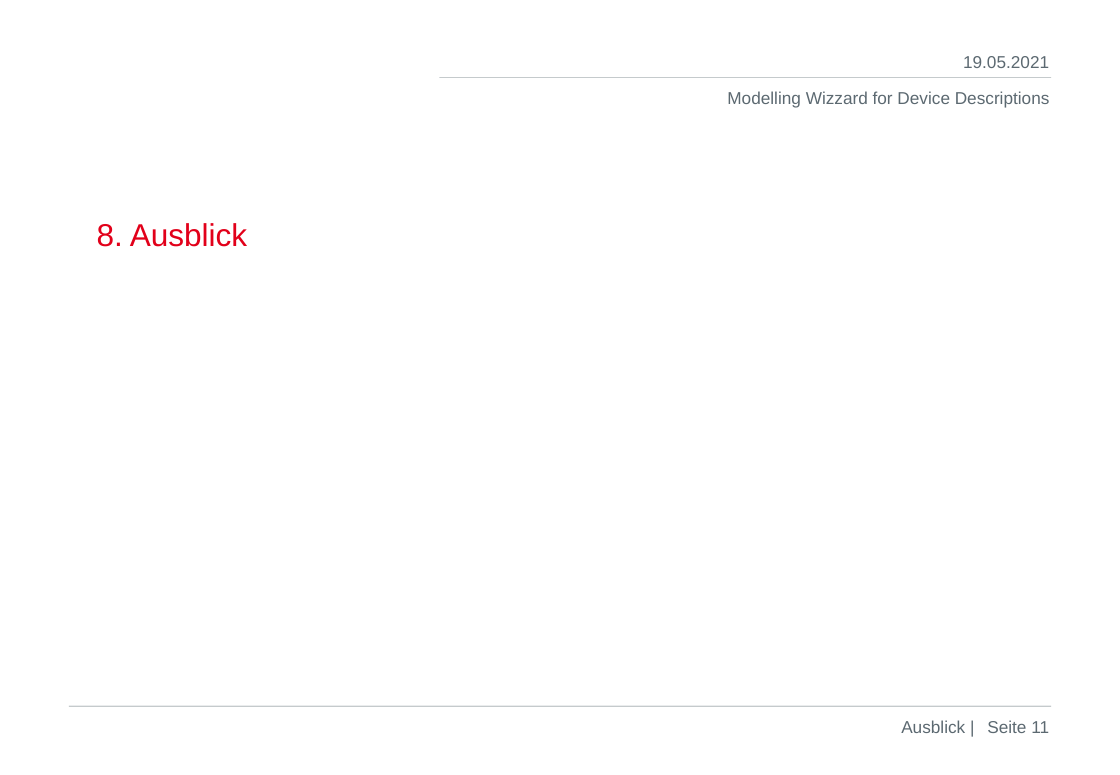
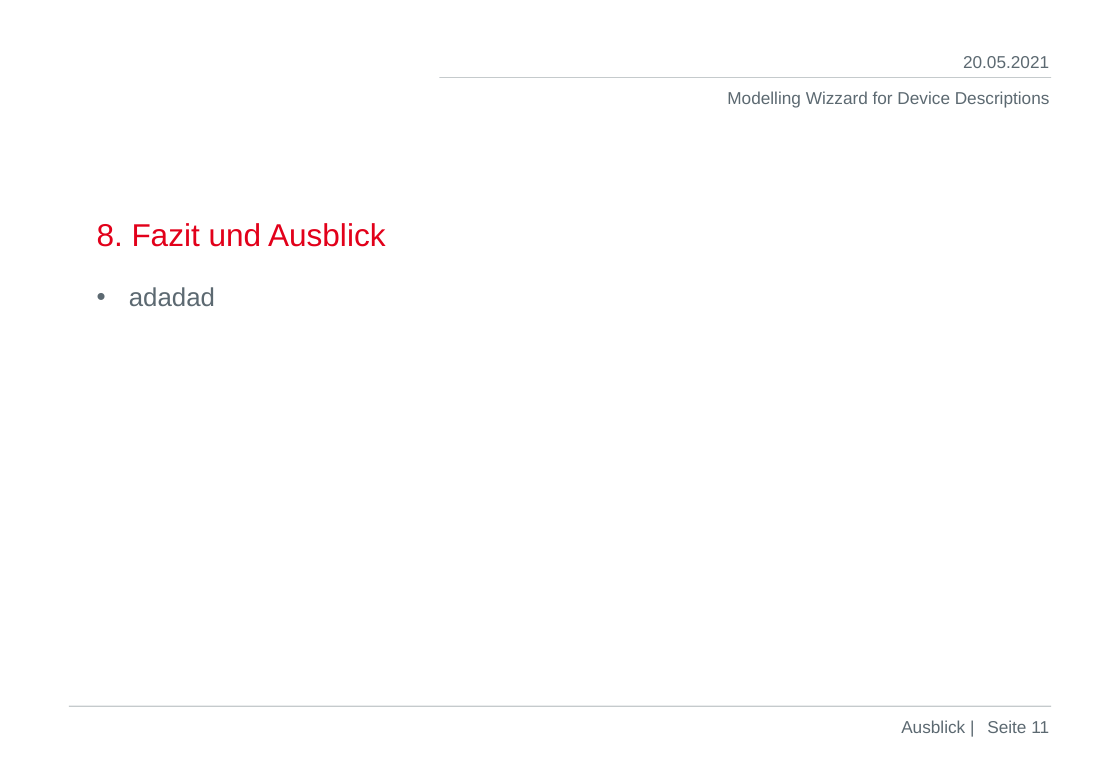
Before and after one commit to DekaAthlos/TINF19C-ModellingWizard, a slide deck: slide 11 of Projektleiter/Prasentation_4.Semester.pptx. Drawn at 1120x775 pixels with LibreOffice and Linux fonts; fonts in the diff are those of the drawing; background and template pictures are left out. Boxes give left, top, right and bottom in pixels: in the first picture for what was removed or moved away, otherwise in the second. Text is boxed around its words. In the diff, an @@ line names an element or a change of style, - is before the commit and + after.

Commit message:
Add final Presentation

```diff
--- a/Projektleiter/Prasentation_4.Semester.pptx
+++ b/Projektleiter/Prasentation_4.Semester.pptx
@@ text at [963,56,1049,68]: text changed @@
-19.05.2021
+20.05.2021
@@ title at [97,223,385,247]: text changed @@
-8. Ausblick
+8. Fazit und Ausblick
@@ text added at [129,287,215,306], 18 pt, text #5C6971 @@
+• adadad
```
Also in this commit, not shown: 8 other slides changed, 1 slide added, 1 slide removed, 3 other files.
